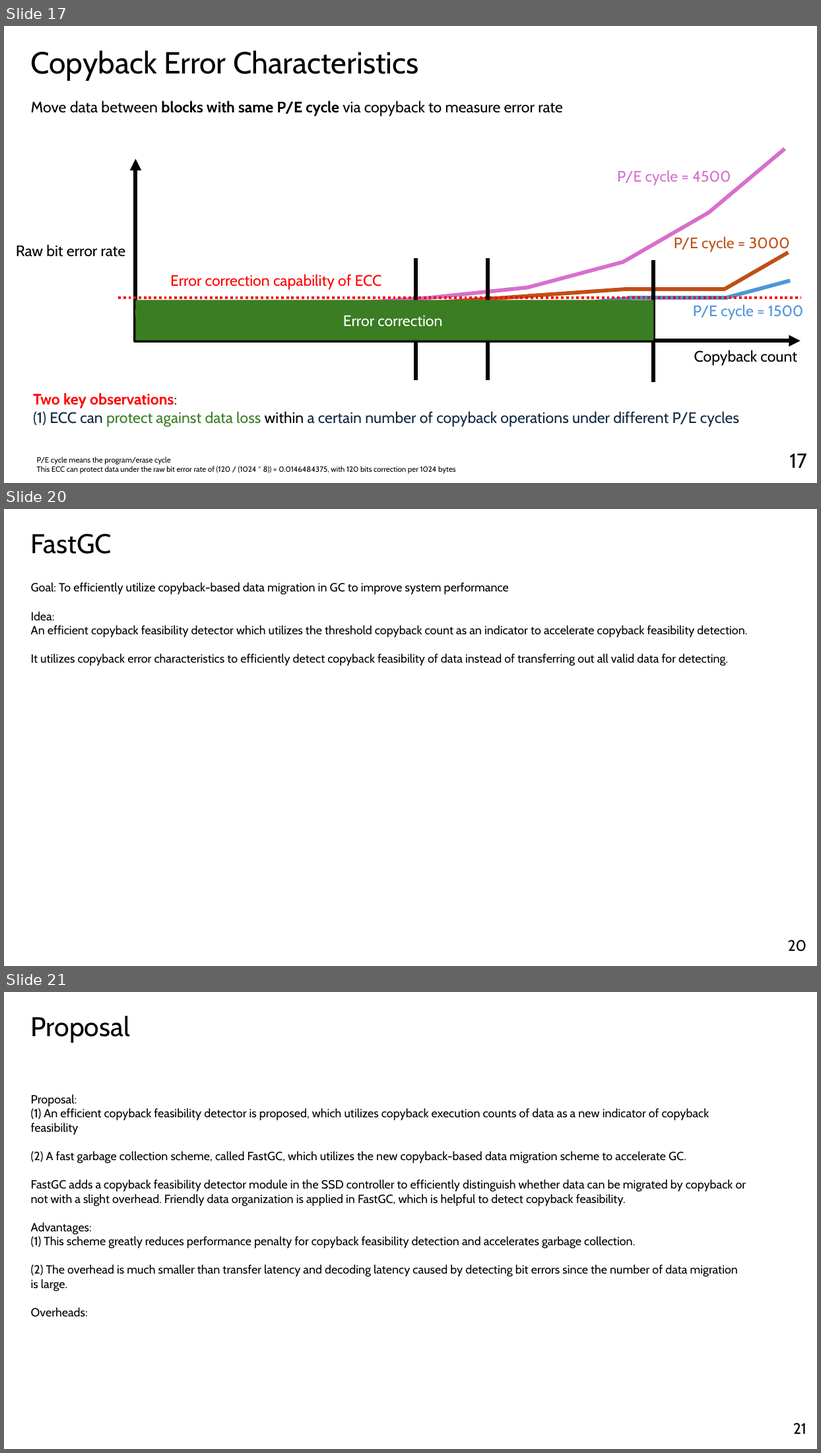
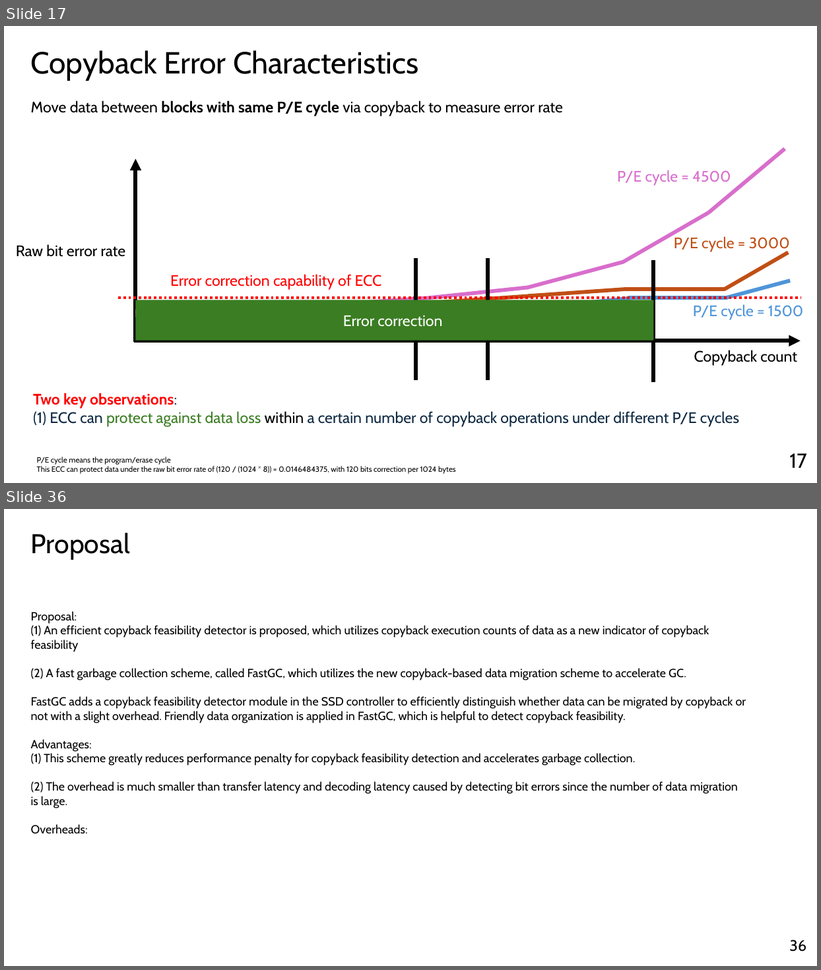
Before and after one commit to yousei-github/StudyNotes, a slide deck: temp/Presentation_Yang Sheng.pptx. Shown one above the other, each under a label of ours: slides 17, 20 and 21 before the commit, slides 17 and 36 after it; the slides between them are not shown. The pictures are 821x1453 and 821x970 pixels, drawn with LibreOffice and Linux fonts; fonts in the diff are those of the drawing. Boxes give left, top, right and bottom in pixels: in the first picture for what was removed or moved away, otherwise in the second. Text is boxed around its words. In the diff, an @@ line names an element or a change of style, - is before the commit and + after.

```diff
--- a/temp/Presentation_Yang Sheng.pptx
+++ b/temp/Presentation_Yang Sheng.pptx
@@ slide 20 removed at (x1=4, y1=509, x2=817, y2=966), background #FFFFFF @@
@@ text removed at (x1=31, y1=533, x2=112, y2=554) @@
-FastGC
@@ text removed at (x1=31, y1=582, x2=747, y2=666) @@
-Goal: To efficiently utilize copyback-based data migration in GC to improve system performance
-Idea:
-An efficient copyback feasibility detector which utilizes the threshold copyback count as an indicator to accelerate copyback feasibility detection.
-It utilizes copyback error characteristics to efficiently detect copyback feasibility of data instead of transferring out all valid data for detecting.
@@ page number removed at (x1=788, y1=940, x2=807, y2=952) @@
-20
@@ what was slide 21 is now slide 36 @@
@@ page number at (x1=789, y1=940, x2=807, y2=952): text changed @@
-21
+36
```
Also in this commit, not shown: 12 slides changed, 16 slides added.
